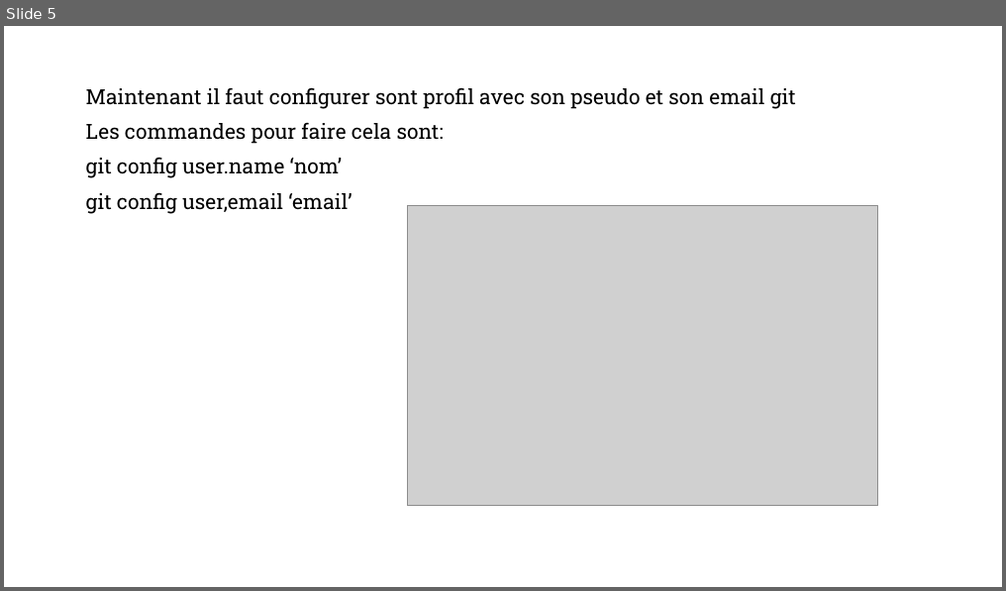
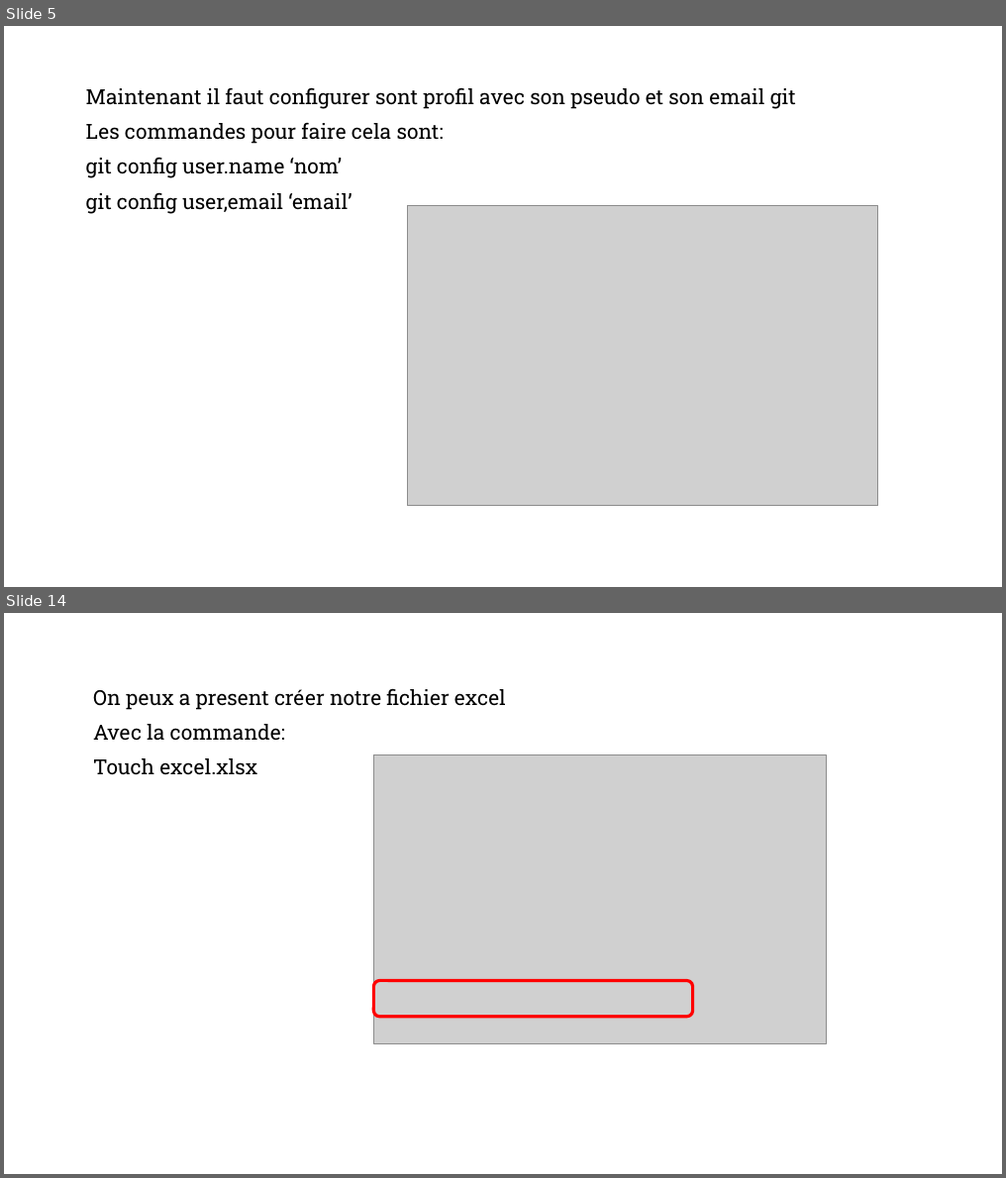
Before and after one commit to Nialee37/tutoGit, a slide deck: tutoGit.pptx. Shown one above the other, each under a label of ours: slide 5 before the commit, slides 5 and 14 after it; the slides between them are not shown. The pictures are 1006x591 and 1006x1178 pixels, drawn with LibreOffice and Linux fonts; fonts in the diff are those of the drawing; grey boxes stand for pictures; background and template pictures are left out. Boxes give left, top, right and bottom in pixels: in the first picture for what was removed or moved away, otherwise in the second. Text is boxed around its words. In the diff, an @@ line names an element or a change of style, - is before the commit and + after.

```diff
--- a/tutoGit.pptx
+++ b/tutoGit.pptx
@@ slide 14 added at bbox=[4, 613, 1002, 1174], background #FFFFFF; not listed: 1 template element that a slide beside it also shows @@
@@ text added at bbox=[93, 688, 506, 775], 20 pt, text #000000 @@
+On peux a present créer notre fichier excel
+Avec la commande:
+Touch excel.xlsx
@@ picture added at bbox=[374, 756, 827, 1044] @@
@@ rounded rectangle added at bbox=[374, 980, 693, 1017], outline #FF0000 3 pt @@
```
Also in this commit, not shown: 1 slide changed, 7 other slides added, 1 other file.
